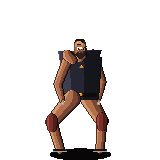
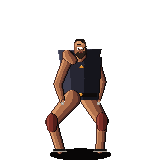
Layers edited between the first and the second (160, 160) image:
painted on "kit" over [58, 49, 102, 52]
